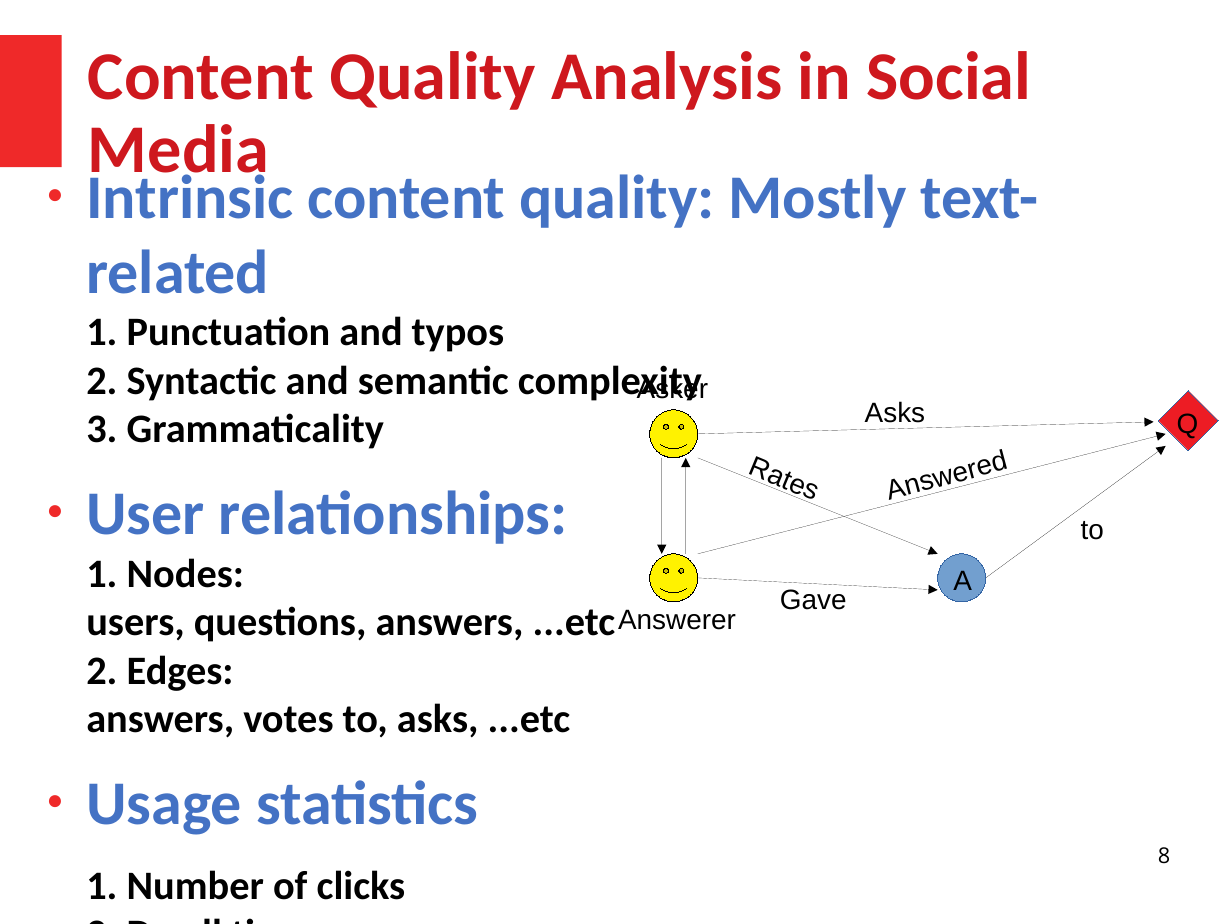
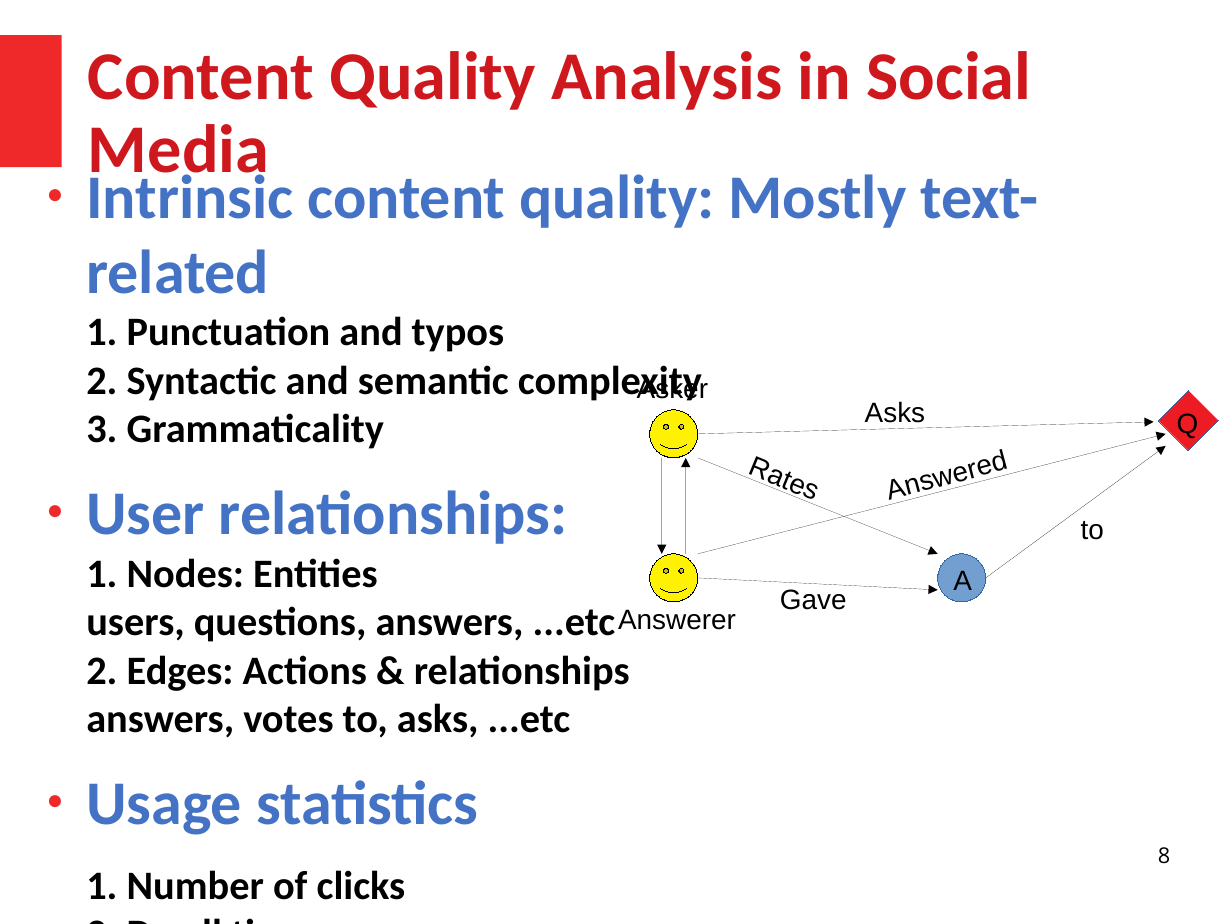
Before and after one commit to HussamHallak/cs834-f17, a slide deck: slide 8 of assignments/P5/P5.odp. Drawn at 1232x924 pixels with LibreOffice and Linux fonts; fonts in the diff are those of the drawing. Boxes give left, top, right and bottom in pixels: in the first picture for what was removed or moved away, otherwise in the second. Text is boxed around its words. In the diff, an @@ line names an element or a change of style, - is before the commit and + after.

```diff
--- a/assignments/P5/P5.odp
+++ b/assignments/P5/P5.odp
@@ text at [86,490,630,738]: text changed @@
-● User relationships:
-  1. Nodes:
-  users, questions, answers, ...etc
-  2. Edges:
-  answers, votes to, asks, ...etc
+● User relationships:
+  1. Nodes: Entities
+  users, questions, answers, ...etc
+  2. Edges: Actions & relationships
+  answers, votes to, asks, ...etc
```
Also in this commit, not shown: 16 other slides changed, 3 slides added, 4 slides removed, 1 other file.
